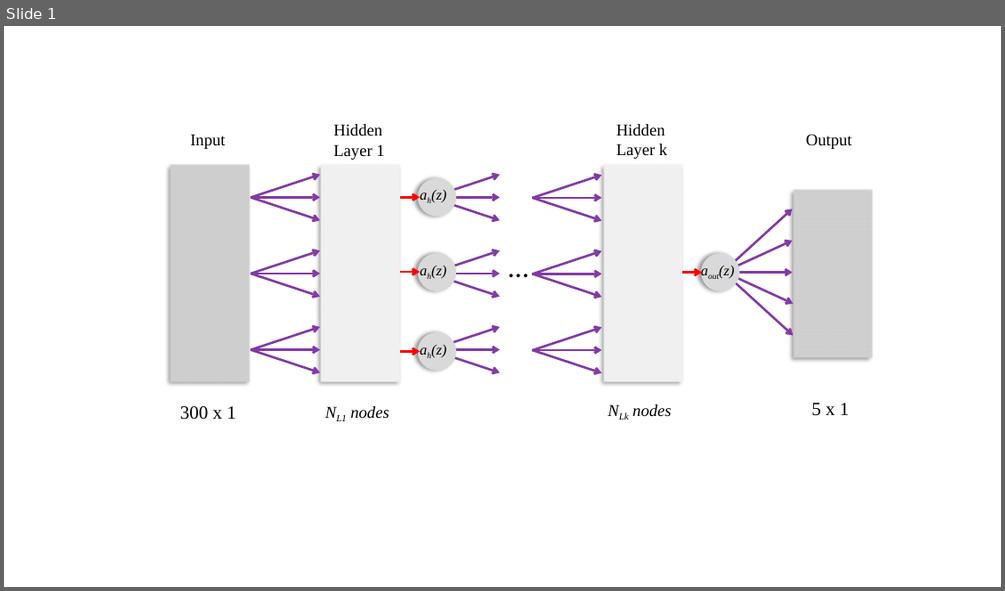
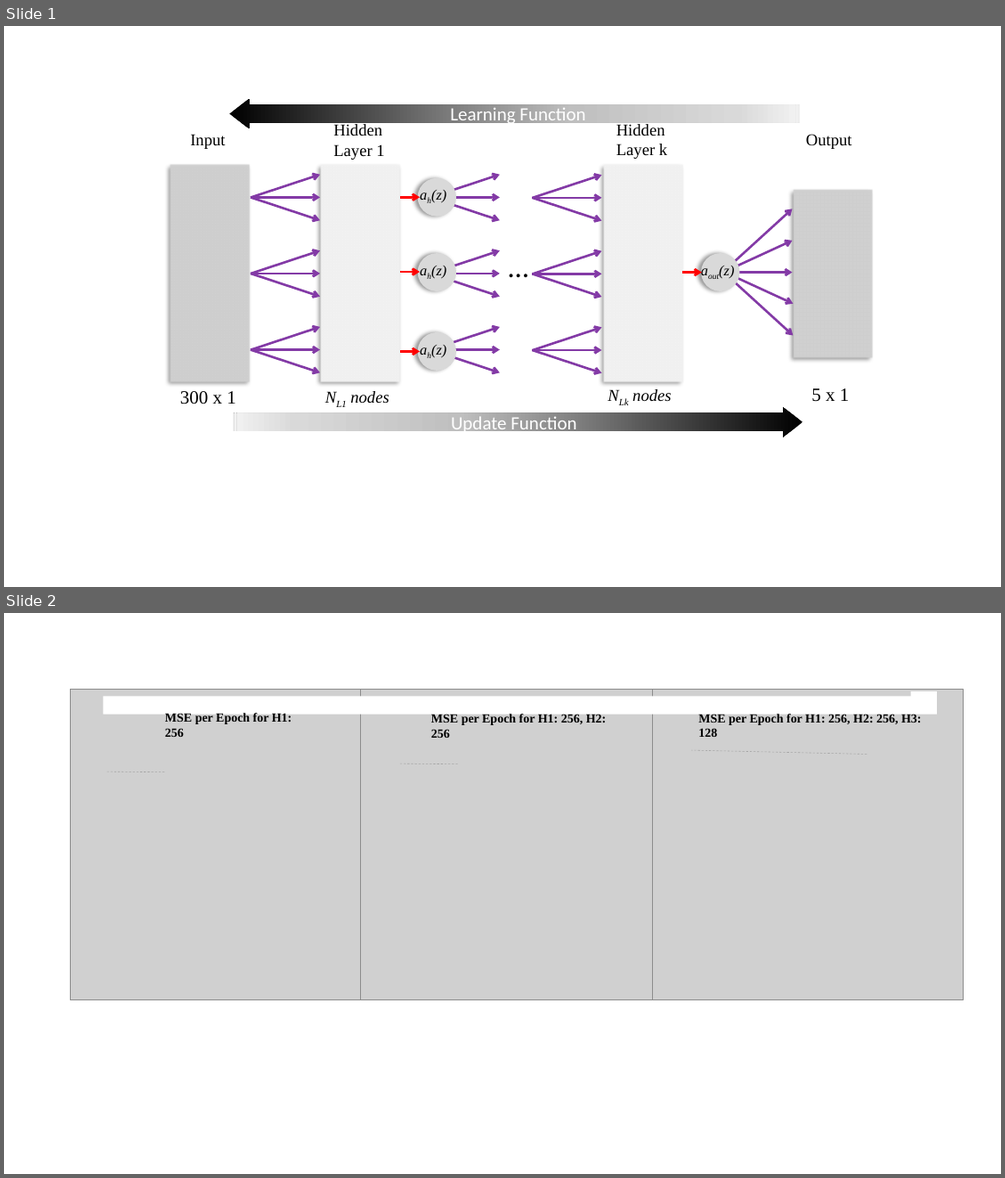
Before and after one commit to nickjoodi/Deep-Learning-for-Knowledge-Graph-Completion, a slide deck: TeX/report_mlp/MLP_Diagrams.pptx. Shown one above the other, each under a label of ours: slide 1 before the commit, slides 1 and 2 after it. The pictures are 1005x591 and 1005x1178 pixels, drawn with LibreOffice and Linux fonts; fonts in the diff are those of the drawing; grey boxes stand for pictures. Boxes give left, top, right and bottom in pixels: in the first picture for what was removed or moved away, otherwise in the second. Text is boxed around its words. In the diff, an @@ line names an element or a change of style, - is before the commit and + after.

```diff
--- a/TeX/report_mlp/MLP_Diagrams.pptx
+++ b/TeX/report_mlp/MLP_Diagrams.pptx
@@ slide 2 added at [4, 613, 1001, 1174], background #FFFFFF @@
@@ picture added at [70, 690, 380, 999] @@
@@ picture added at [361, 689, 671, 999] @@
@@ picture added at [652, 689, 963, 999] @@
@@ rectangle added at [911, 691, 938, 712], fill #FFFFFF @@
@@ rectangle added at [104, 696, 938, 714], fill #FFFFFF @@
@@ text added at [165, 713, 292, 737], 12 pt, text #000000, bold @@
+MSE per Epoch for H1: 256
@@ text added at [431, 713, 607, 738], 12 pt, text #000000, bold @@
+MSE per Epoch for H1: 256, H2: 256
@@ text added at [698, 713, 922, 737], 12 pt, text #000000, bold @@
+MSE per Epoch for H1: 256, H2: 256, H3: 128
@@ line added from (165, 772) to (107, 771), #A6A6A6 0.5 pt dashed @@
@@ line added from (458, 764) to (400, 763), #A6A6A6 0.5 pt dashed @@
@@ line added from (867, 755) to (691, 750), #A6A6A6 0.5 pt dashed @@
@@ slide 1 changed as well @@
@@ striped right arrow added at [230, 99, 800, 128], fill gradient #000000 to #BFBFBF to #D9D9D9 to #F2F2F2, 18 pt, text #FFFFFF @@
+Learning Function
@@ 4 texts: place and size @@
-4 texts at [180, 402, 849, 419]
+4 texts at [180, 388, 849, 404]
@@ striped right arrow added at [233, 408, 802, 437], fill gradient #000000 to #BFBFBF to #D9D9D9 to #F2F2F2, 18 pt, text #FFFFFF @@
+Update Function
```
Also in this commit, not shown: 2 other slides added.
